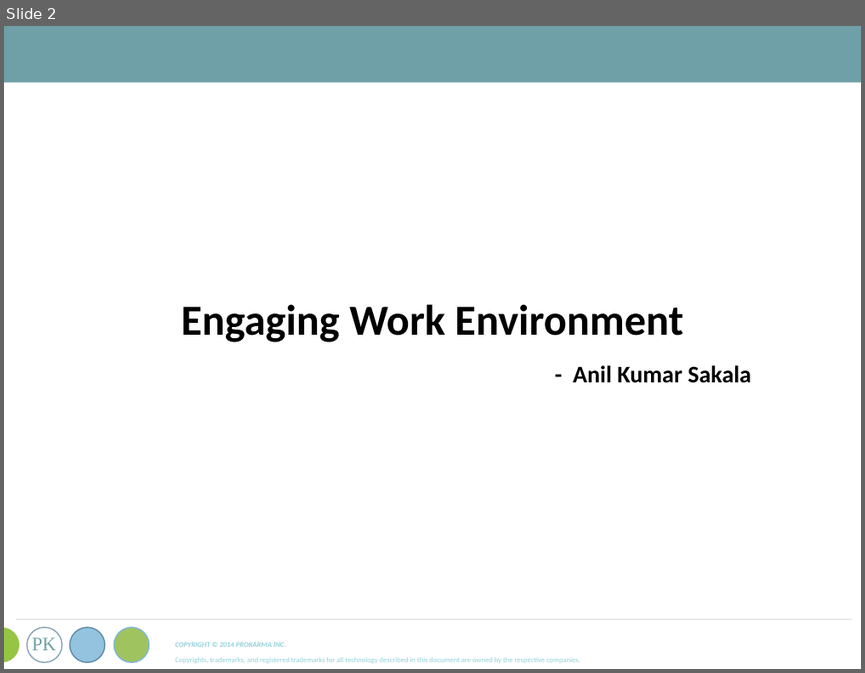
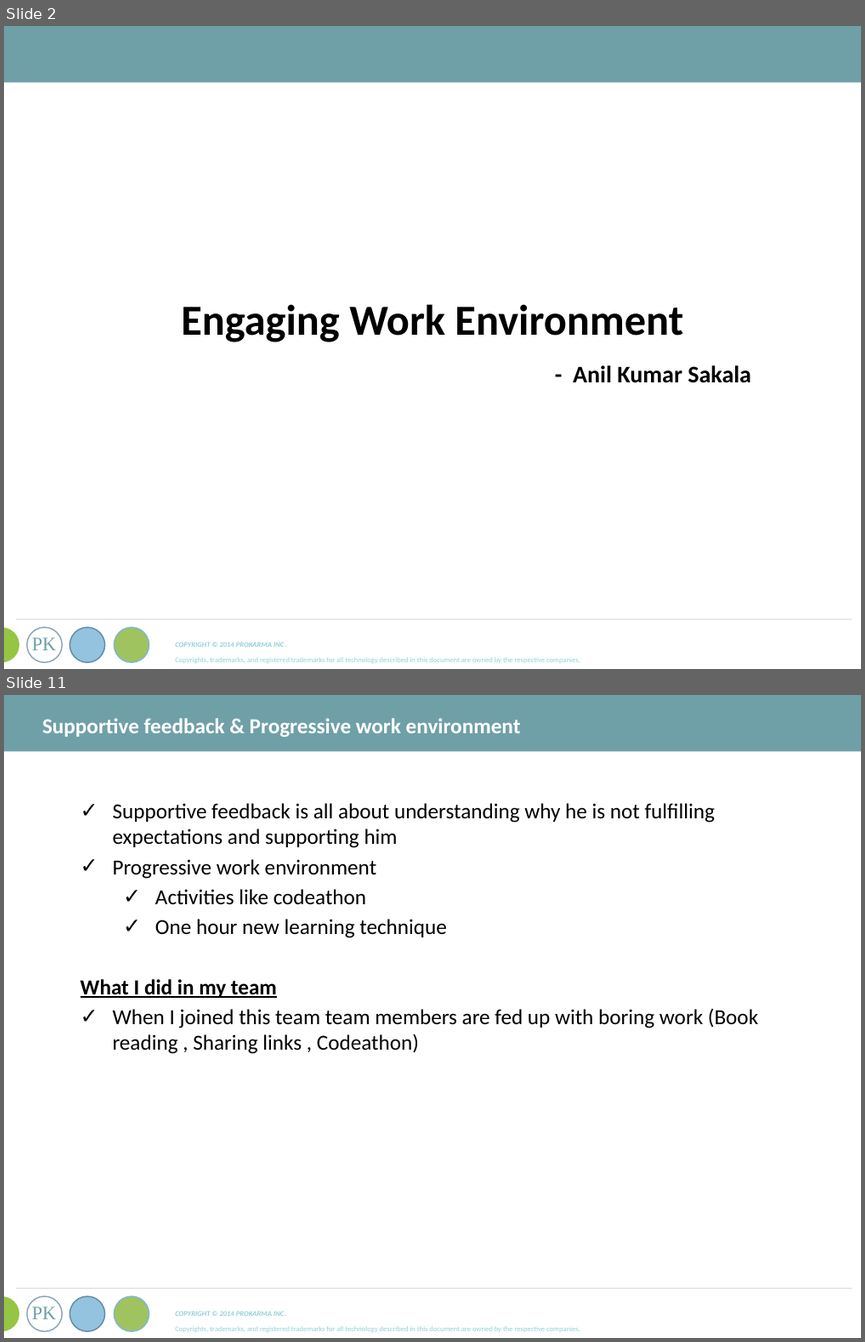
Before and after one commit to asakala/notes, a slide deck: Prokarma/ProKarma Ppt Template.pptx. Shown one above the other, each under a label of ours: slide 2 before the commit, slides 2 and 11 after it; the slides between them are not shown. The pictures are 865x673 and 865x1342 pixels, drawn with LibreOffice and Linux fonts; fonts in the diff are those of the drawing. Boxes give left, top, right and bottom in pixels: in the first picture for what was removed or moved away, otherwise in the second. Text is boxed around its words. In the diff, an @@ line names an element or a change of style, - is before the commit and + after.

```diff
--- a/Prokarma/ProKarma Ppt Template.pptx
+++ b/Prokarma/ProKarma Ppt Template.pptx
@@ slide 11 added at box(4, 695, 861, 1338), background #FFFFFF; not listed: 9 template elements that a slide beside it also shows @@
@@ text added at box(42, 718, 521, 737), 18 pt, text #FFFFFF, bold @@
+Supportive feedback & Progressive work environment
@@ text added at box(80, 803, 758, 1054), 18 pt, text #000000 @@
+✓ Supportive feedback is all about understanding why he is not fulfilling expectations and supporting him
+✓ Progressive work environment
+  ✓ Activities like codeathon
+  ✓ One hour new learning technique
+What I did in my team
+✓ When I joined this team team members are fed up with boring work (Book reading , Sharing links , Codeathon)
```
Also in this commit, not shown: 31 other slides added, 5 slides removed, 2 other files.
